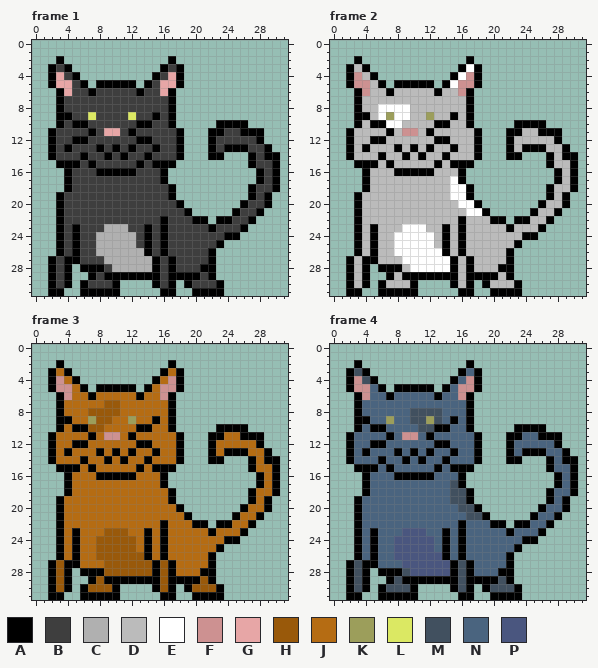
File history of a pixel-art file, WIP/EddyCats.aseprite. The first picture shows the starting point.
32x32 pixels, 5 frames. Colours within 5 levels of each other are drawn and written as one. Shown: frame 1, frame 2, frame 3, frame 4. The commit also changed other frames, which this record leaves out.
Palette (. is transparent): A #000000  B #3e3e3e  C #b0b0b0  D #bbbbbb  E #ffffff  F #cd9191  G #e7a6a6  H #99590a  J #b56c13  K #9c9e5b  L #dbe863  M #41505f  N #4a647f  P #4a567f
Pixels before, frame 1, first column x 2:
 2 .A.............A.............
 3 ABA...........ABA............
 4 AGBA.........ABGA............
 5 AGGBA.AAAAA.ABGGA............
 6 .AGBBABBBBBABBGA.............
 7 .ABBBBBBBBBBBBBA.............
 8 .ABBBBBBBBBBBBBA.............
 9 .AABBLBBBBLBBABA.............
10 .ABAABBBBBBAABBA.....AAAA....
11 ABBBBABGGBABBBBBA...AABBAAA..
12 ABBAABBBBBBAABBBA...ABBBBBA..
13 ABABBBABABABBABBA...ABAAABBA.
14 ABBBABBABABBABBBA...AA...ABAA
15 .AAABABBBBBABAAA.........ABBA
16 ..ABBBAAAAABBBA...........ABA
17 ..ABBBBBBBBBBBA...........ABA
18 ..ABBBBBBBBBBBBA.........ABBA
19 .ABBBBBBBBBBBBBA.........ABA.
20 .ABBBBBBBBBBBBBBA.......ABBA.
21 .ABBBBBBBBBBBBBBBA.....ABBA..
22 .ABBBBBBBBBBBBABBBAA.AABBA...
23 .ABABBBCCCBBABABBBBBABBBA....
24 .ABABBCCCCCBABABBBBBBBAA.....
25 .ABABBCCCCCBABABBBBBBA.......
26 .ABABBCCCCCCABABBBBBA........
27 ABAABBBCCCCCCABABBBBA........
28 ABA.AAABCCCCCABABBBAA........
29 ABA..ABAAAAAAABAAAABA........
30 ABA.ABBBA....ABA.ABBBA.......
31 AA..AAAAA.....AA..AAAA.......
Pixels before, frame 2, first column x 2:
 2 .A.............A.............
 3 ADA...........AEA............
 4 AFDA.........AEFA............
 5 AFFDA.AAAAA.AEFFA............
 6 .AFDDADDDDDADDFA.............
 7 .ADDDDDDDDDDDDDA.............
 8 .ADDEEEEDDDDDDDA.............
 9 .AADEKEEDDKDDADA.............
10 .ADAAEEDDDDAADDA.....AAAA....
11 ADDDDADFFDADDDDDA...AADDAAA..
12 ADDAADDDDDDAADDDA...ADDDDDA..
13 ADADDDADADADDADDA...ADAAADDA.
14 ADDDADDADADDADDDA...AA...ADAA
15 .AAADADDDDDADAAA.........ADDA
16 ..ADDDAAAAADDDA...........ADA
17 ..ADDDDDDDDDDEA...........ADA
18 ..ADDDDDDDDDDEEA.........ADDA
19 .ADDDDDDDDDDDEEA.........ADA.
20 .ADDDDDDDDDDDDEEA.......ADDA.
21 .ADDDDDDDDDDDDDEEA.....ADDA..
22 .ADDDDDDDDDDDDADDDAA.AADDA...
23 .ADADDDEEEDDADADDDDDADDDA....
24 .ADADDEEEEEDADADDDDDDDAA.....
25 .ADADDEEEEEDADADDDDDDA.......
26 .ADADDEEEEEEADADDDDDA........
27 ADAADDDEEEEEEADADDDDA........
28 ADA.AAADEEEEEADADDDAA........
29 ADA..ADAAAAAAADAAAADA........
30 ADA.ADDDA....ADA.ADDDA.......
31 AA..AAAAA.....AA..AAAA.......
Pixels before, frame 3, first column x 2:
 2 .A.............A.............
 3 AJA...........AJA............
 4 AFJA.........AJFA............
 5 AFFJA.AAAAA.AJFFA............
 6 .AFJJAJJJJJAJJFA.............
 7 .AJJJJJHHJJJJJJA.............
 8 .AJJJHHHHJJJJJJA.............
 9 .AAJJKHHJJKJJAJA.............
10 .AJAAHHJJJJAAJJA.....AAAA....
11 AJJJJAJFFJAJJJJJA...AAJJAAA..
12 AJJAAJJJJJJAAJJJA...AJJJJJA..
13 AJAJJJAJAJAJJAJJA...AJAAAJJA.
14 AJJJAJJAJAJJAJJJA...AA...AJAA
15 .AAAJAJJJJJAJAAA.........AJJA
16 ..AJJJAAAAAJJJA...........AJA
17 ..AJJJJJJJJJJJA...........AJA
18 ..AJJJJJJJJJJJJA.........AJJA
19 .AJJJJJJJJJJJJJA.........AJA.
20 .AJJJJJJJJJJJJJJA.......AJJA.
21 .AJJJJJJJJJJJJJJJA.....AJJA..
22 .AJJJJJJJJJJJJAJJJAA.AAJJA...
23 .AJAJJJHHHJJAJAJJJJJAJJJA....
24 .AJAJJHHHHHJAJAJJJJJJJAA.....
25 .AJAJJHHHHHJAJAJJJJJJA.......
26 .AJAJJHHHHHHAJAJJJJJA........
27 AHAAJJJHHHHHHAHAJJJJA........
28 AHA.AAAHHHHHHAHAJJJAA........
29 AHA..AHAAAAAAAHAAAAHA........
30 AHA.AHHHA....AHA.AHHHA.......
31 AA..AAAAA.....AA..AAAA.......
Pixels before, frame 4, first column x 2:
 2 .A.............A.............
 3 AMA...........ANA............
 4 AFMA.........ANFA............
 5 AFFNA.AAAAA.ANFFA............
 6 .AFNNANNNNNANNFA.............
 7 .ANNNNNNNNNNNNNA.............
 8 .ANNNNNNMMMMNNNA.............
 9 .AANNKNNMMKMNANA.............
10 .ANAANNNNMMAANNA.....AAAA....
11 ANNNNANFFNANNNNNA...AANNAAA..
12 ANNAANNNNNNAANNNA...ANNNNNA..
13 ANANNNANANANNANNA...ANAAANNA.
14 ANNNANNANANNANNNA...AA...ANAA
15 .AAANANNNNNANAAA.........ANNA
16 ..ANNNAAAAANNNA...........ANA
17 ..ANNNNNNNNNNMA...........ANA
18 ..ANNNNNNNNNNMMA.........ANNA
19 .ANNNNNNNNNNNMMA.........ANA.
20 .ANNNNNNNNNNNNMMA.......ANNA.
21 .ANNNNNNNNNNNNNMMA.....ANNA..
22 .ANNNNNNNNNNNNANNNAA.AANNA...
23 .ANANNNPPPNNANANNNNNANNNA....
24 .ANANNPPPPPNANANNNNNNNAA.....
25 .ANANNPPPPPNANANNNNNNA.......
26 .ANANNPPPPPPANANNNNNA........
27 AMAANNNPPPPPPAMANNNNA........
28 AMA.AAAMPPPPPAMANNNAA........
29 AMA..AMAAAAAAAMAAAAMA........
30 AMA.AMMMA....AMA.AMMMA.......
31 AA..AAAAA.....AA..AAAA.......
The same view after the edit:
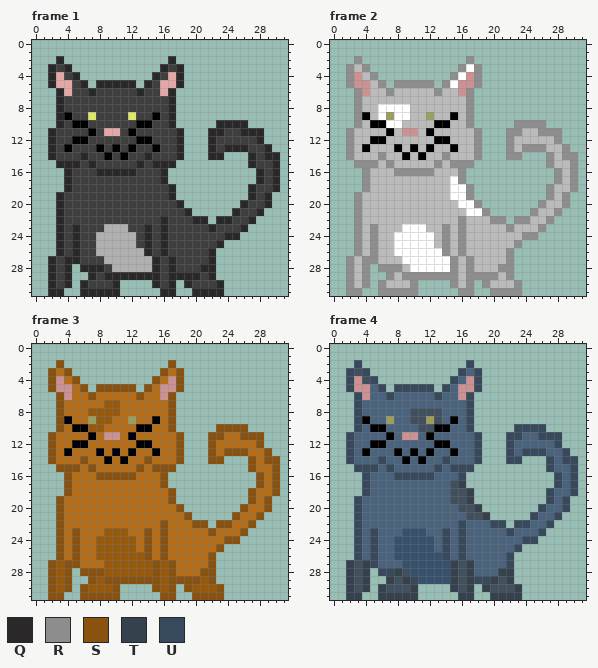
Colours new in this view: Q #2a2828  R #8d8d8d  S #89520e  T #35414d  U #36495d
Edits made:
colour P: #4a567f -> #36516e
Changed rows in their new state; - is a pixel that keeps its letter.
Frame 1:
first column x 2:
 2 -Q-------------Q-------------
 3 Q-Q-----------Q-Q------------
 4 Q--Q---------Q--Q------------
 5 Q---Q-QQQQQ-Q---Q------------
 6 -Q---Q-----Q---Q-------------
 7 -Q-------------Q-------------
 8 -Q-------------Q-------------
 9 -Q-------------Q-------------
10 -Q-------------Q-----QQQQ----
11 Q---------------Q---QQ--QQQ--
12 Q---------------Q---Q-----Q--
13 Q---------------Q---Q-QQQ--Q-
14 Q---Q-------Q---Q---QQ---Q-QQ
15 -QQQ-Q-----Q-QQQ---------Q--Q
16 --Q---QQQQQ---Q-----------Q-Q
17 --Q-----------Q-----------Q-Q
18 --Q------------Q---------Q--Q
19 -Q-------------Q---------Q-Q-
20 -Q--------------Q-------Q--Q-
21 -Q---------------Q-----Q--Q--
22 -Q------------Q---QQ-QQ--Q---
23 -Q-Q--------Q-Q-----Q---Q----
24 -Q-Q--------Q-Q-------QQ-----
25 -Q-Q--------Q-Q------Q-------
26 -Q-Q--------Q-Q-----Q--------
27 Q-QQ---------Q-Q----Q--------
28 Q-Q-QQQ------Q-Q---QQ--------
29 Q-Q--Q-QQQQQQQ-QQQQ-Q--------
30 Q-Q-Q---Q----Q-Q-Q---Q-------
31 QQ--QQQQQ-----QQ--QQQQ-------
Frame 2:
first column x 2:
 2 -R-------------R-------------
 3 R-R-----------R-R------------
 4 R--R---------R--R------------
 5 R---R-RRRRR-R---R------------
 6 -R---R-----R---R-------------
 7 -R-------------R-------------
 8 -R-------------R-------------
 9 -R-------------R-------------
10 -R-------------R-----RRRR----
11 R---------------R---RR--RRR--
12 R---------------R---R-----R--
13 R---------------R---R-RRR--R-
14 R---R-------R---R---RR---R-RR
15 -RRR-R-----R-RRR---------R--R
16 --R---RRRRR---R-----------R-R
17 --R-----------R-----------R-R
18 --R------------R---------R--R
19 -R-------------R---------R-R-
20 -R--------------R-------R--R-
21 -R---------------R-----R--R--
22 -R------------R---RR-RR--R---
23 -R-R--------R-R-----R---R----
24 -R-R--------R-R-------RR-----
25 -R-R--------R-R------R-------
26 -R-R--------R-R-----R--------
27 R-RR---------R-R----R--------
28 R-R-RRR------R-R---RR--------
29 R-R--R-RRRRRRR-RRRR-R--------
30 R-R-R---R----R-R-R---R-------
31 RR--RRRRR-----RR--RRRR-------
Frame 3:
first column x 2:
 2 -S-------------S-------------
 3 S-S-----------S-S------------
 4 S--S---------S--S------------
 5 S---S-SSSSS-S---S------------
 6 -S---S-----S---S-------------
 7 -S-------------S-------------
 8 -S-------------S-------------
 9 -S-------------S-------------
10 -S-------------S-----SSSS----
11 S---------------S---SS--SSS--
12 S---------------S---S-----S--
13 S---------------S---S-SSS--S-
14 S---S-------S---S---SS---S-SS
15 -SSS-S-----S-SSS---------S--S
16 --S---SSSSS---S-----------S-S
17 --S-----------S-----------S-S
18 --S------------S---------S--S
19 -S-------------S---------S-S-
20 -S--------------S-------S--S-
21 -S---------------S-----S--S--
22 -S------------S---SS-SS--S---
23 -S-S--------S-S-----S---S----
24 -S-S--------S-S-------SS-----
25 -S-S--------S-S------S-------
26 -S-S--------S-S-----S--------
27 S-SS---------S-S----S--------
28 S-S-SSS------S-S---SS--------
29 S-S--S-SSSSSSS-SSSS-S--------
30 S-S-S---S----S-S-S---S-------
31 SS--SSSSS-----SS--SSSS-------
Frame 4:
first column x 2:
 2 -U-------------U-------------
 3 U-U-----------U-U------------
 4 U--U---------U--U------------
 5 U---U-UUUUU-U---U------------
 6 -U---U-----U---U-------------
 7 -U-------------U-------------
 8 -U-------------U-------------
 9 -U-------------U-------------
10 -U-------------U-----UUUU----
11 U---------------U---UU--UUU--
12 U---------------U---U-----U--
13 U---------------U---U-UUU--U-
14 U---U-------U---U---UU---U-UU
15 -UUU-U-----U-UUU---------U--U
16 --U---UUUUU---U-----------U-U
17 --U-----------T-----------U-U
18 --U------------T---------U--U
19 -U-------------T---------U-U-
20 -U--------------T-------U--U-
21 -U---------------T-----U--U--
22 -U------------U---UU-UU--U---
23 -U-U--------U-U-----U---U----
24 -U-U--------U-U-------UU-----
25 -U-U--------U-U------U-------
26 -U-U--------U-U-----U--------
27 T-TU---------T-T----U--------
28 T-T-UUT------T-T---TT--------
29 T-T--T-TUPPPPT-TUUT-T--------
30 T-T-T---T----T-T-T---T-------
31 TT--TTTTT-----TT--TTTT-------
Boxes around the changes in both pictures, in picture pixels (x1, y1, x2, y2):
changed: (48, 56, 280, 296)
changed: (346, 56, 578, 296)
changed: (48, 360, 280, 600)
changed: (346, 360, 578, 600)
